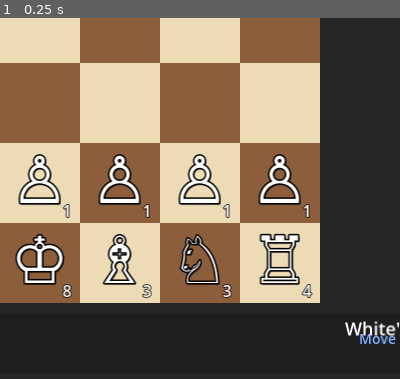
Above: before the commit, frame 1.
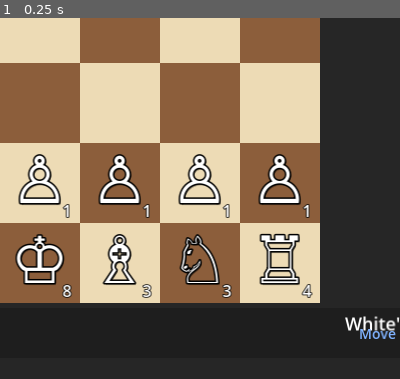
Above: after the commit, the same moment.

Repository: Krupnikas/shooting-chess
Game: Godot game, scene res://scenes/main.tscn
Two runs of this game, one before a commit and one after it. Both use one fixed random seed, a clock stepped at 60 frames per second and the inputs below.
Inputs:
- Up to frame 1 (0.25 s): no input
The pictures show only the part of the screen within x 50-100%, y 50-100%; the shares and areas given below are measured in that part.

The runs differ from the first frame. In frame 1, 0.6% of the frame differs, in the area x 86-100%, y 82-91%.

Commit message:
Allow piece selection during all phases, center UI label
- Piece selection now works during REINFORCE and SHOOTING phases
- Only movement is restricted to MOVING phase
- Fixed GameInfo label positioning to be centered at bottom

🤖 Generated with [Claude Code](https://claude.com/claude-code)

Co-Authored-By: Claude Opus 4.5 <noreply@anthropic.com>

Diff:
--- a/scenes/main.tscn
+++ b/scenes/main.tscn
@@ -19,7 +19,7 @@
 layer = 10
 
 [node name="GameInfo" parent="UI" instance=ExtResource("2_gameinfo")]
-offset_left = 160.0
-offset_top = 1460.0
-offset_right = 1440.0
-offset_bottom = 1580.0
+offset_left = 0.0
+offset_top = 1450.0
+offset_right = 1600.0
+offset_bottom = 1550.0
--- a/scenes/ui/game_info.tscn
+++ b/scenes/ui/game_info.tscn
@@ -23,9 +23,9 @@
 anchors_preset = 5
 anchor_left = 0.5
 anchor_right = 0.5
-offset_left = -100.0
+offset_left = -300.0
 offset_top = 5.0
-offset_right = 100.0
+offset_right = 300.0
 offset_bottom = 30.0
 grow_horizontal = 2
 theme_override_font_sizes/font_size = 36
@@ -37,9 +37,9 @@
 anchors_preset = 5
 anchor_left = 0.5
 anchor_right = 0.5
-offset_left = -100.0
+offset_left = -300.0
 offset_top = 32.0
-offset_right = 100.0
+offset_right = 300.0
 offset_bottom = 55.0
 grow_horizontal = 2
 theme_override_font_sizes/font_size = 28
--- a/scripts/autoload/game_manager.gd
+++ b/scripts/autoload/game_manager.gd
@@ -91,7 +91,7 @@
 # ============ PIECE SELECTION & MOVEMENT ============
 
 func select_piece(piece):
-	if game_phase != GamePhase.MOVING:
+	if game_phase == GamePhase.GAME_OVER:
 		return
 
 	if selected_piece == piece:
--- a/scripts/board.gd
+++ b/scripts/board.gd
@@ -271,9 +271,6 @@
 	if GameManager.game_phase == GameManager.GamePhase.GAME_OVER:
 		return
 
-	if GameManager.game_phase != GameManager.GamePhase.MOVING:
-		return
-
 	if event is InputEventMouseButton and event.pressed and event.button_index == MOUSE_BUTTON_LEFT:
 		# Convert global mouse position to local board position
 		var local_pos = get_global_transform().affine_inverse() * event.position
@@ -283,12 +280,13 @@
 			cursor_pos = board_pos
 			update_cursor()
 
-			# Try to move if we have a piece selected
-			if GameManager.selected_piece != null:
-				if GameManager.try_move_to(board_pos):
-					return
-
-			# Otherwise, try to select a piece at this position
+			# Try to move if we have a piece selected (only during MOVING phase)
+			if GameManager.game_phase == GameManager.GamePhase.MOVING:
+				if GameManager.selected_piece != null:
+					if GameManager.try_move_to(board_pos):
+						return
+
+			# Allow piece selection during any phase (except GAME_OVER)
 			var piece = GameManager.get_piece_at(board_pos)
 			if piece != null:
 				GameManager.select_piece(piece)
